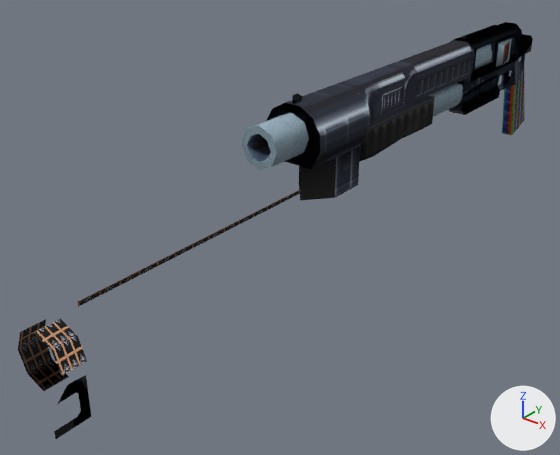
The glTF model native/assets/weapons/pd/12-shotgun-fp.glb: old version first, new version second.
One viewpoint serves both versions: a camera (50 mm lens) standing at (472.0, -886.0, 429.0) and looking at (-60.0, -222.0, 17.0). The lights are fixed; the arrows at lower right show +X, +Y and +Z. The first picture is the older version. Vertices at exactly the same position are counted once.

Names of what the first picture shows: 'gun'.
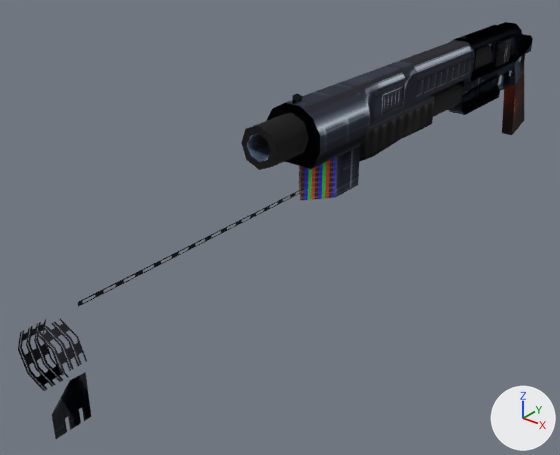
The change, as a list of edits to the scene's bpy script:
```text
Add img_image_19:
    img_image_19 = load_image('Image_19', '_unpacked/Image_19', 32, 32, 'sRGB')
Add mat_tex03d4_32x32_envmappingtexscales0_031250texscalet0_031250:
    mat_tex03d4_32x32_envmappingtexscales0_031250texscalet0_031250 = bpy.data.materials.new('tex03d4_32x32_EnvMappingTexScaleS0.031250TexScaleT0.031250')
    # colours: black #000000, mixed with the vertex colours
    # uses the picture img_image_6
Add mat_tex03df_32x32_cullbothclampsclampt:
    mat_tex03df_32x32_cullbothclampsclampt = bpy.data.materials.new('tex03df_32x32_CullBothClampSClampT')
    # uses the picture img_image_19
Change me_shotgun_bin:
    where me_shotgun_bin.from_pydata(...)  # 327 vertices, 480 faces; spans x -36.0..36.0, y -606.0..351.0, z -22.0..205.0
    used by ob_gun; location = (0.0, 0.0, 0.0)
    me_shotgun_bin part 1: 7 faces spanning x -25.0..25.0, y -261.0..-184.0, z 83.0..131.0 switch from mat_part00_untextured to mat_tex29_32x64
    me_shotgun_bin part 2: 78 faces spanning x -29.0..29.0, y -330.0..219.0, z 105.0..187.0 switch from mat_tex11_32x32 to mat_tex03d4_32x32_envmappingtexscales0_031250texscalet0_031250
    me_shotgun_bin part 3: 12 faces spanning x -10.0..8.0, y 290.0..351.0, z 7.0..116.0 switch from mat_tex29_32x64 to mat_tex30_48x32
    me_shotgun_bin part 4: 8 faces spanning x -29.0..29.0, y 179.0..214.0, z 152.0..179.0 switch from mat_tex30_48x32 to mat_tex16_32x32
    me_shotgun_bin part 5: 12 faces spanning x -29.0..29.0, y -606.0..-208.0, z 31.0..96.0 switch from mat_tex16_32x32 to mat_tex22_32x32
    me_shotgun_bin part 6: 3 faces spanning x -1.0..0.0, y -602.0..-564.0, z -22.0..26.0 switch from mat_tex22_32x32 to mat_tex03df_32x32_cullbothclampsclampt
```

Changed parts and their boxes [x1, y1, x2, y2] in the pictures (560 x 455 px):
part 1 of me_shotgun_bin, recoloured (lighter): [299, 157, 336, 201] in both
part 2 of me_shotgun_bin, recoloured: [241, 38, 512, 170] in both
part 3 of me_shotgun_bin, recoloured (darker): [502, 70, 524, 135] in both
part 4 of me_shotgun_bin, recoloured: [502, 42, 510, 64] in both
part 5 of me_shotgun_bin, recoloured: [18, 190, 301, 391] in both
part 6 of me_shotgun_bin, edited (looks the same): [54, 375, 92, 439] in both
